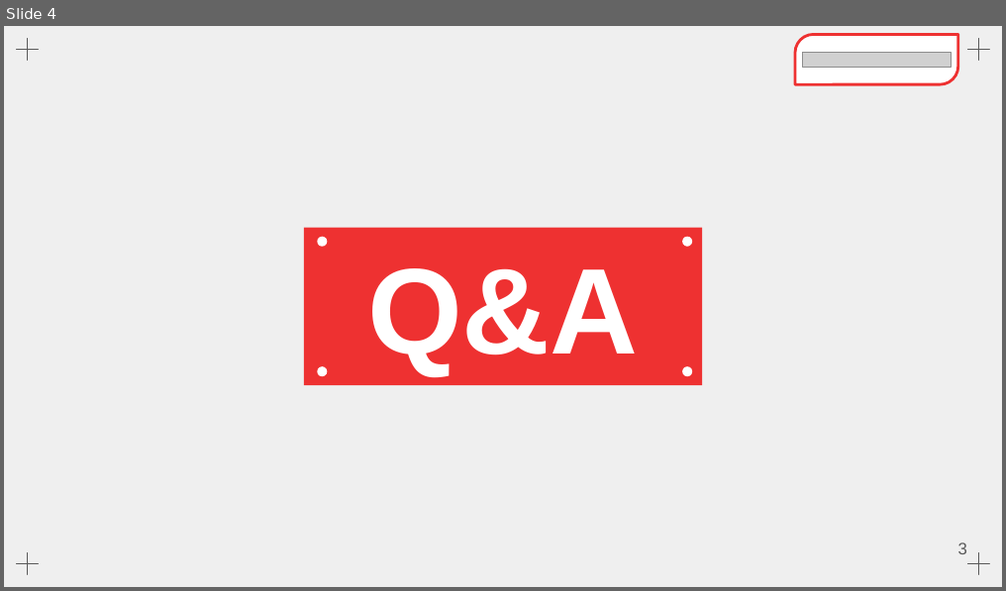
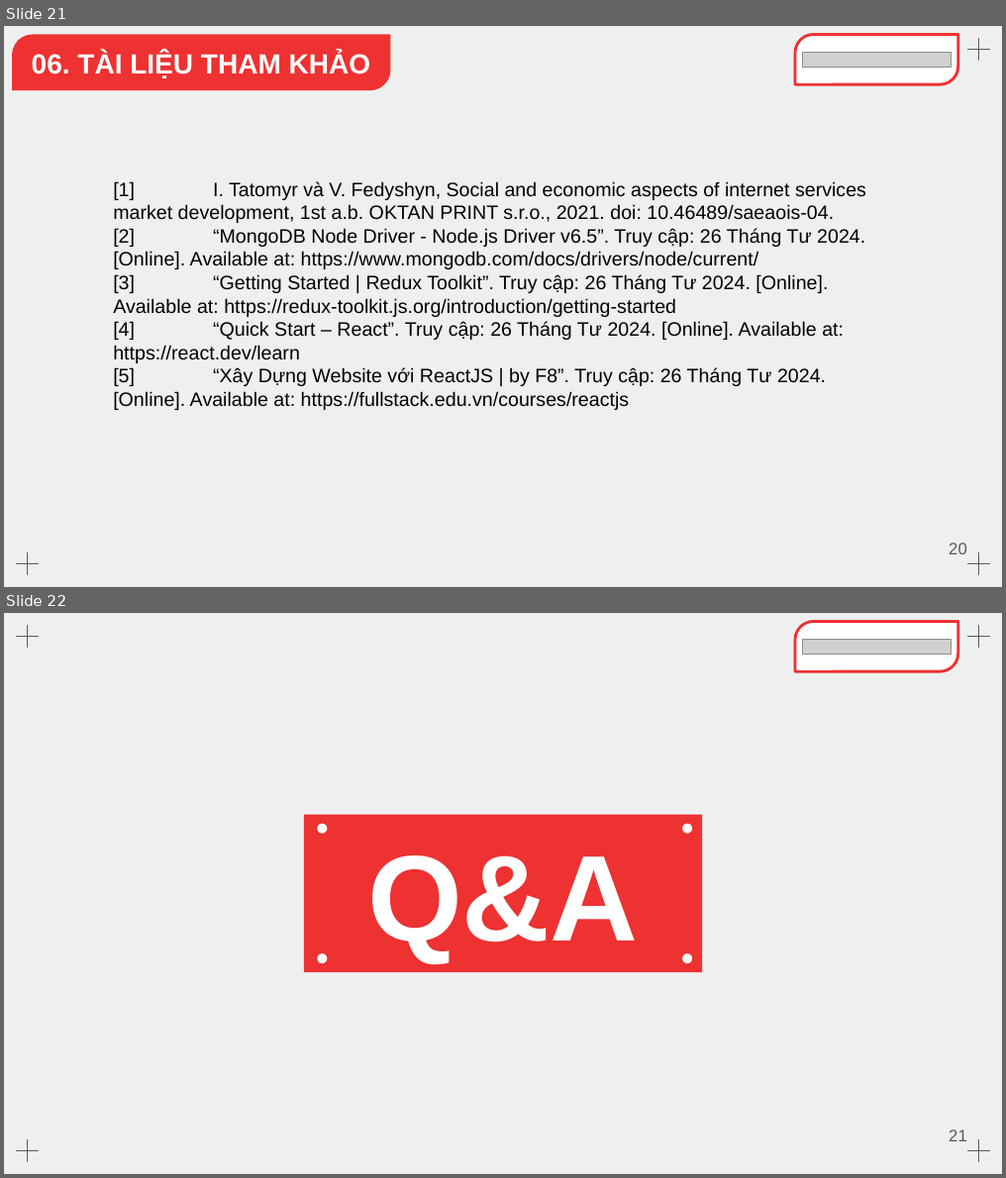
Before and after one commit to Dat22540003/e-commerce, a slide deck: report/report_group_3.pptx. Shown one above the other, each under a label of ours: slide 4 before the commit, slides 21 and 22 after it. The pictures are 1006x591 and 1006x1178 pixels, drawn with LibreOffice and Linux fonts; fonts in the diff are those of the drawing; grey boxes stand for pictures. Boxes give left, top, right and bottom in pixels: in the first picture for what was removed or moved away, otherwise in the second. Text is boxed around its words. In the diff, an @@ line names an element or a change of style, - is before the commit and + after.

```diff
--- a/report/report_group_3.pptx
+++ b/report/report_group_3.pptx
@@ slide 21 added at [4,26,1002,587], background #EFEFEF; not listed: 4 template elements that a slide beside it also shows @@
@@ round diag rect added at [12,34,390,90], fill #EE3131, 20 pt, text #FFFFFF, bold @@
+    06. TÀI LIỆU THAM KHẢO
@@ round diag rect added at [795,34,959,83], fill #FFFFFF, outline #EE3131 2 pt @@
@@ picture added at [802,52,951,67] @@
@@ text added at [113,181,866,410], 14 pt, text #000000 @@
+[1] I. Tatomyr và V. Fedyshyn, Social and economic aspects of internet services market development, 1st a.b. OKTAN PRINT s.r.o., 2021. doi: 10.46489/saeaois-04.
+[2] “MongoDB Node Driver - Node.js Driver v6.5”. Truy cập: 26 Tháng Tư 2024. [Online]. Available at: https://www.mongodb.com/docs/drivers/node/current/
+[3] “Getting Started | Redux Toolkit”. Truy cập: 26 Tháng Tư 2024. [Online]. Available at: https://redux-toolkit.js.org/introduction/getting-started
+[4] “Quick Start – React”. Truy cập: 26 Tháng Tư 2024. [Online]. Available at: https://react.dev/learn
+[5] “Xây Dựng Website với ReactJS | by F8”. Truy cập: 26 Tháng Tư 2024. [Online]. Available at: https://fullstack.edu.vn/courses/reactjs
@@ page number added at [948,543,967,555], 12 pt, text #595959 @@
+20
@@ what was slide 4 is now slide 22 @@
@@ page number at [948,1130,967,1142]: text changed @@
-3
+21
```
Also in this commit, not shown: 1 slide changed, 19 other slides added, 2 slides removed, 7 other files.
